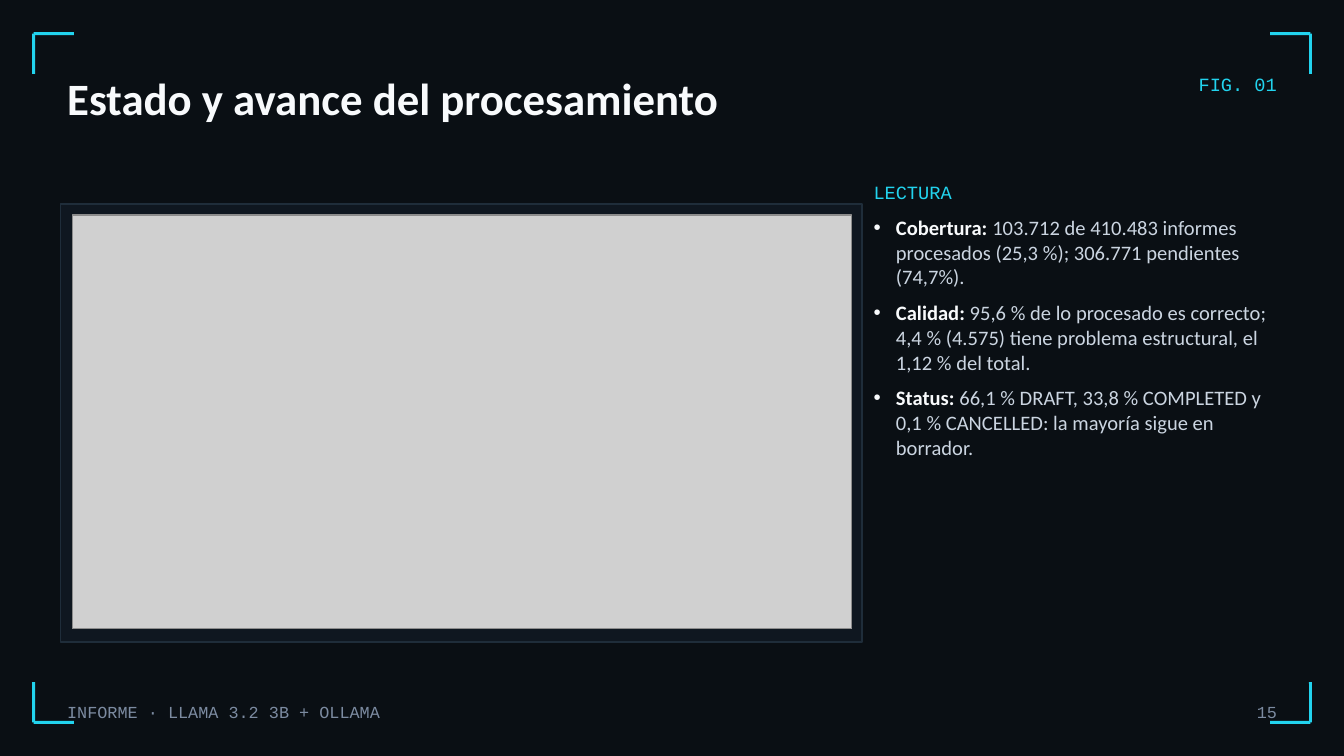
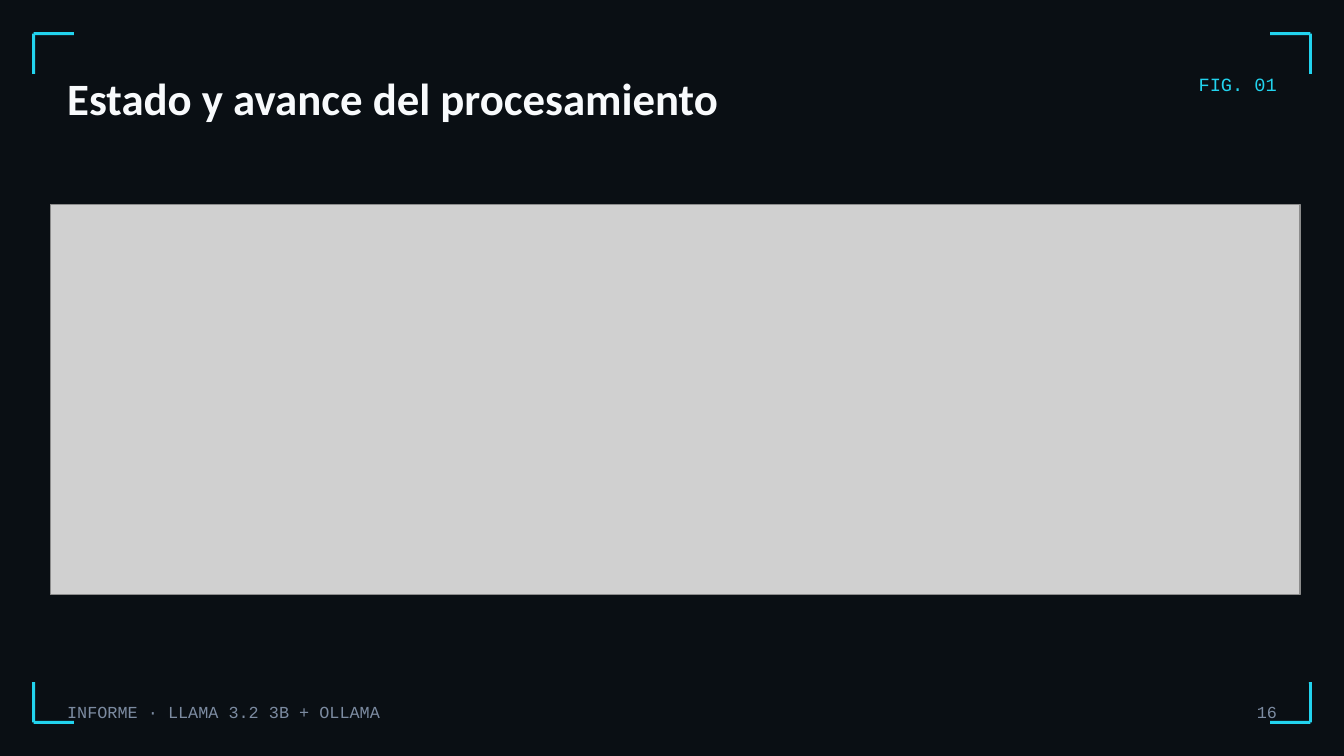
Before and after one commit to osleysorio/itacedemy_repo1_osley, a slide deck: slide 16 of sprint 13/Informe_Llama32_Ollama.pptx (slide 15 before the commit). Drawn at 1344x756 pixels with LibreOffice and Linux fonts; fonts in the diff are those of the drawing; grey boxes stand for pictures. Boxes give left, top, right and bottom in pixels: in the first picture for what was removed or moved away, otherwise in the second. Text is boxed around its words. In the diff, an @@ line names an element or a change of style, - is before the commit and + after.

```diff
--- a/sprint 13/Informe_Llama32_Ollama.pptx
+++ b/sprint 13/Informe_Llama32_Ollama.pptx
@@ picture: place and size @@
-picture at (73, 215, 852, 629)
+picture at (51, 204, 1301, 594)
@@ rectangle removed at (60, 204, 863, 642) @@
@@ text removed at (874, 186, 952, 199) @@
-LECTURA
@@ text removed at (896, 220, 1266, 455) @@
-• Cobertura: 103.712 de 410.483 informes procesados (25,3 %); 306.771 pendientes (74,7%).
-• Calidad: 95,6 % de lo procesado es correcto; 4,4 % (4.575) tiene problema estructural, el 1,12 % del total.
-• Status: 66,1 % DRAFT, 33,8 % COMPLETED y 0,1 % CANCELLED: la mayoría sigue en borrador.
@@ page number at (1257, 707, 1277, 723): text changed @@
-15
+16
```
Also in this commit, not shown: 18 other slides changed, 25 slides added, 14 slides removed, 1 other file.
